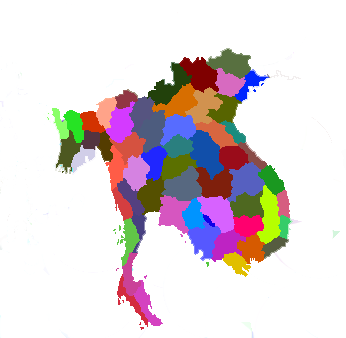
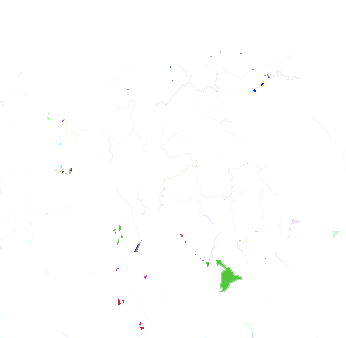
Comparing the layer stacks of the two w=346, h=338 images. Changes:
renamed "Layer 0" to "Layer 1", moved it above "Layer 2", painted on it over 51, 48, 292, 328
renamed "Layer 1" to "Layer 2", painted on it over 210, 228, 247, 292
added layer "Layer 4" above "Layer 5" over 188, 220, 222, 260
added layer "Layer 7" above "Layer 8" over 257, 184, 282, 245
added layer "Layer 10" above "Layer 11" over 196, 195, 235, 233
added layer "Layer 14" above "Layer 15" over 157, 194, 192, 236
added layer "Layer 16" above "Layer 17" over 227, 161, 265, 201
added layer "Layer 17" above "Layer 18" over 194, 167, 233, 199
added layer "Layer 18" above "Layer 19" over 160, 165, 202, 201
added layer "Layer 19" above "Layer 20" over 117, 273, 149, 328
added layer "Layer 20" above "Layer 21" over 133, 279, 163, 327
added layer "Layer 23" above "Layer 24" over 116, 177, 147, 240
added layer "Layer 26" above "Layer 27" over 188, 129, 225, 181
added layer "Layer 29" above "Layer 30" over 194, 118, 238, 148
added layer "Layer 37" above "Layer 38" over 108, 131, 147, 164
added layer "Layer 38" above "Layer 39" over 136, 110, 166, 152
added layer "Layer 40" above "Layer 41" over 104, 100, 136, 143
added layer "Layer 44" above "Layer 45" over 184, 86, 223, 124
added layer "Layer 45" above "Layer 46" over 151, 82, 198, 120
added layer "Layer 48" above "Layer 49" over 205, 48, 251, 78
added layer "Layer 49" above "Layer 50" over 178, 56, 219, 92
added layer "Layer 50" above "Layer 51" over 148, 62, 191, 105
added layer "Layer 52" above "Layer 53" over 55, 129, 82, 173
added layer "Background" over 51, 48, 292, 328
…and 34 more changes (34 added)
